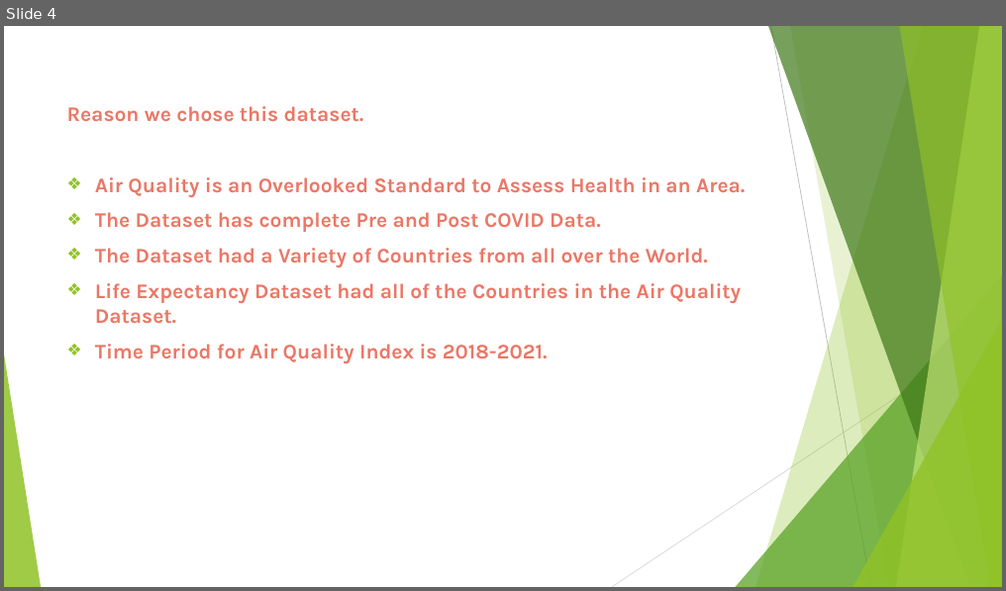
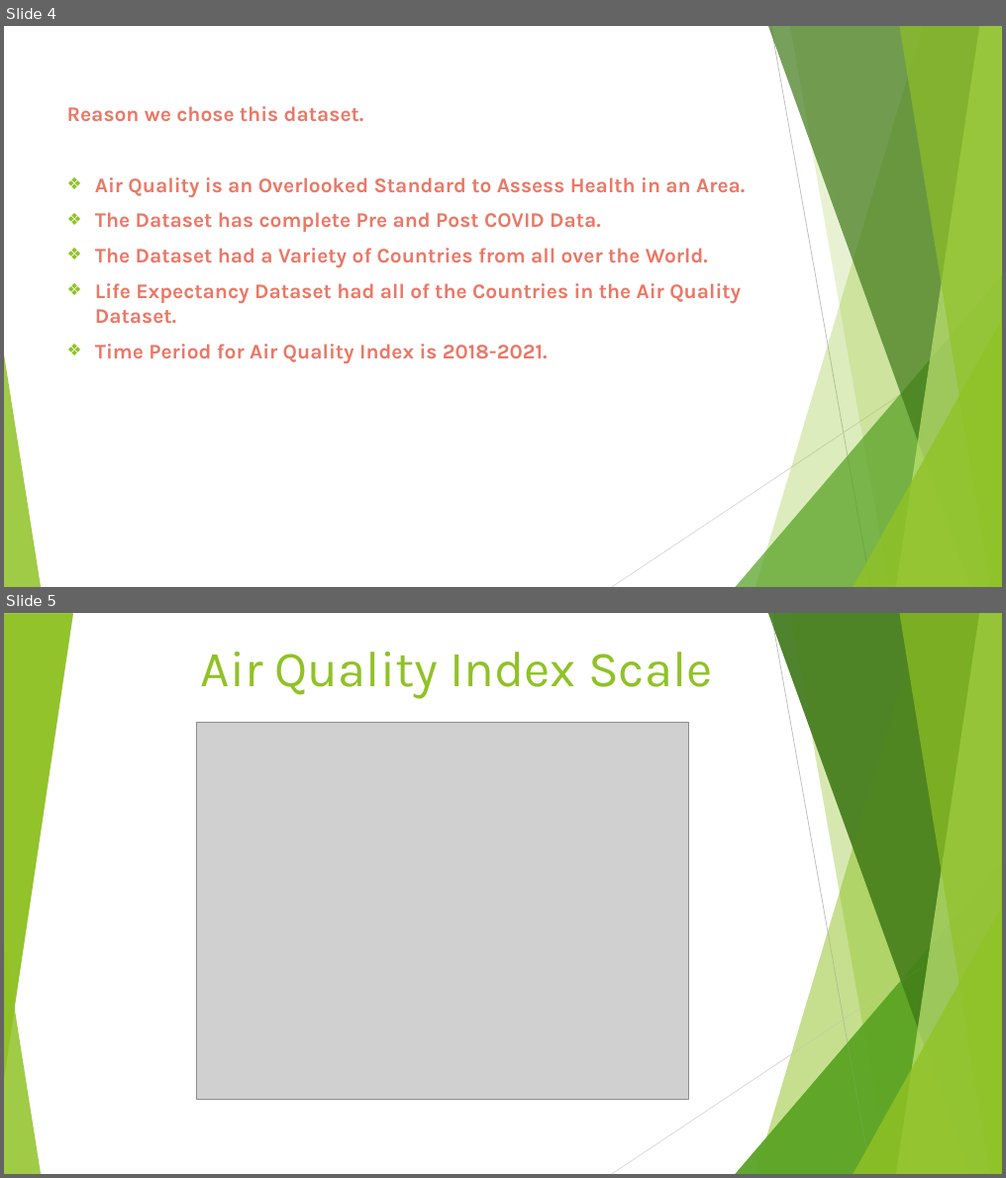
Before and after one commit to Kgyoung01/Project-10, a slide deck: Air Quality Index Analysis by Country.pptx. Shown one above the other, each under a label of ours: slide 4 before the commit, slides 4 and 5 after it. The pictures are 1006x591 and 1006x1178 pixels, drawn with LibreOffice and Linux fonts; fonts in the diff are those of the drawing; grey boxes stand for pictures. Boxes give left, top, right and bottom in pixels: in the first picture for what was removed or moved away, otherwise in the second. Text is boxed around its words. In the diff, an @@ line names an element or a change of style, - is before the commit and + after.

```diff
--- a/Air Quality Index Analysis by Country.pptx
+++ b/Air Quality Index Analysis by Country.pptx
@@ slide 5 added at box(4, 613, 1002, 1174), background #FFFFFF; not listed: 8 template elements that a slide beside it also shows @@
@@ group added at box(4, 613, 1002, 1174): 5 freeform shapes, 3 triangles, 2 lines @@
@@ triangle added at box(4, 614, 73, 1078), fill #90C226 at 85% opacity @@
@@ title added at box(201, 652, 713, 699), 48.6 pt, text #90C226 @@
+Air Quality Index Scale
@@ picture added at box(196, 722, 688, 1099) @@
```
Also in this commit, not shown: 2 slides changed, 6 other slides added.
